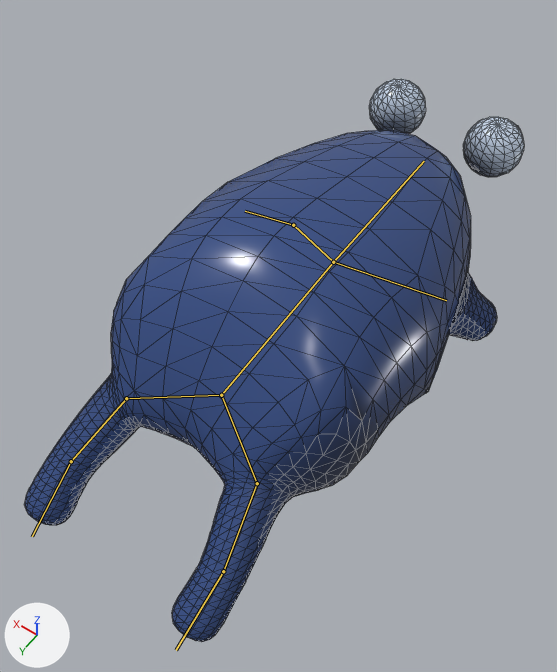
Before and after pictures for a commit that changed the glTF model public/models/shizukuuo.glb.
Both versions are drawn from a 50 mm lens placed at (-0.23, 0.376, 0.619), pointed at (0.002, 0.052, 0.109). The lights are fixed; the arrows at lower left show +X, +Y and +Z. The first picture is the older version. Both versions are drawn at frame 6 of the action 'attack'; the numbers are the values there. The bones that change, and the others that lie on the model, are drawn over the model as lines. Mesh edges are drawn as thin lines.

Names of what the first picture shows: 'shizukuuo'.
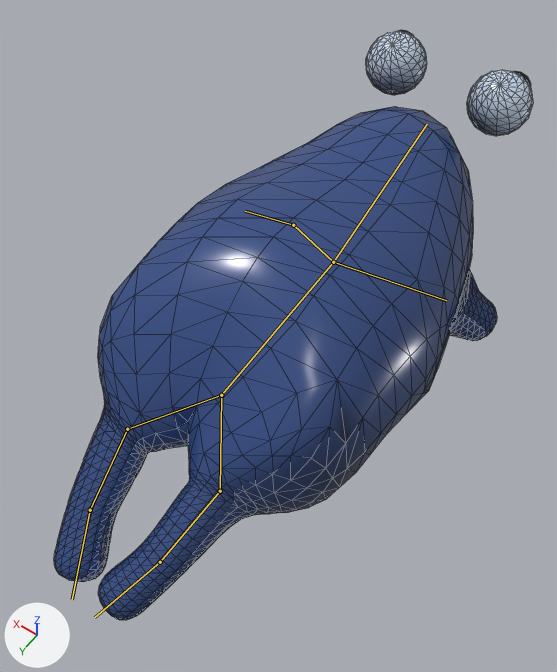
Location of each change, [x1, y1, x2, y2] in pixels of the pictures (557 x 672 px):
'shizukuuo', posed
    before: [25, 79, 524, 642]
    after: [54, 30, 533, 620]
bone 'chest-head', root to tip
    before: (333, 262) to (424, 161)
    after: (333, 262) to (427, 124)
bone 'hip-kneeB.L', root to tip
    before: (221, 395) to (126, 398)
    after: (221, 395) to (127, 429)
bone 'hip-kneeB.R', root to tip
    before: (221, 395) to (257, 483)
    after: (221, 395) to (220, 491)

The edits, one by one:
Bone 'chest-head' (bone_chest_head) turns from (-8, 0, 0) to (-26, 0, 0) degrees about its own x, y and z.
Bone 'hip-kneeB.L' (bone_hip_kneeb_l) turns from (0, 0, 9) to (0, 0, 30) degrees about its own x, y and z.
Bone 'hip-kneeB.R' (bone_hip_kneeb_r) turns from (0, 0, -9) to (0, 0, -30) degrees about its own x, y and z.
